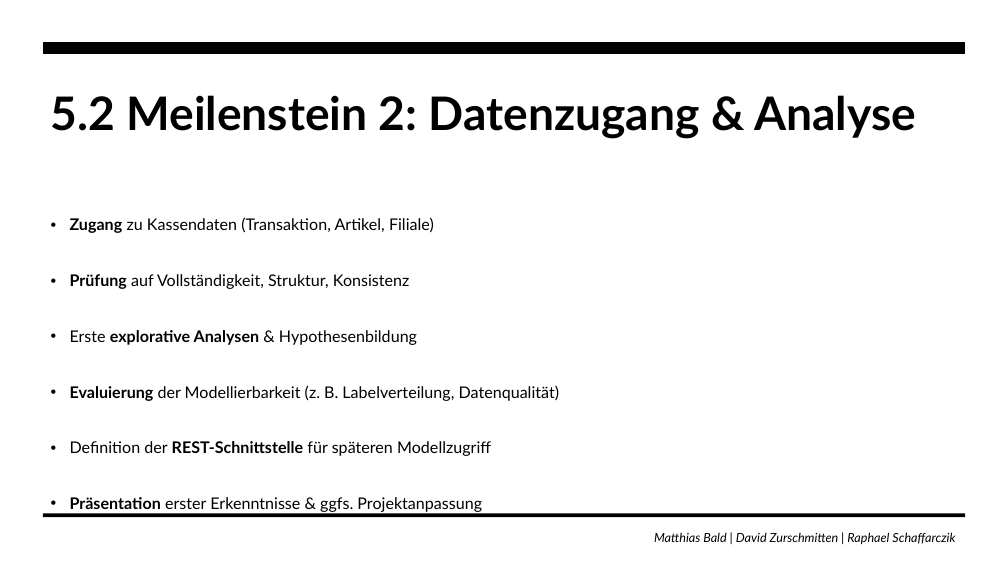
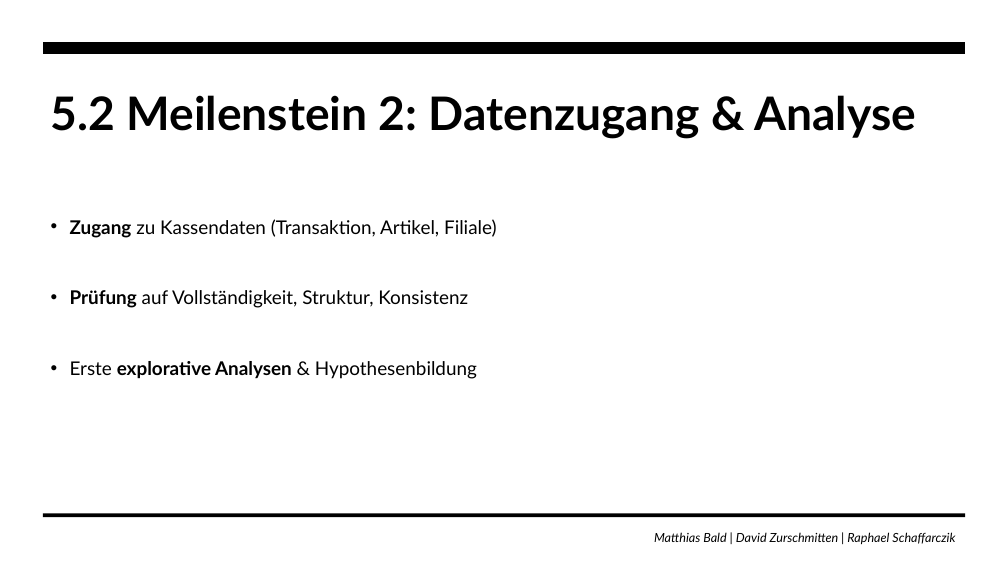
Before and after one commit to zurdavid/projektpraktikum-datascience, a slide deck: slide 24 of Präsentation_Bald.pptx (slide 23 before the commit). Drawn at 1008x567 pixels with LibreOffice and Linux fonts; fonts in the diff are those of the drawing; background and template pictures are left out. Boxes give left, top, right and bottom in pixels: in the first picture for what was removed or moved away, otherwise in the second. Text is boxed around its words. In the diff, an @@ line names an element or a change of style, - is before the commit and + after.

```diff
--- a/Präsentation_Bald.pptx
+++ b/Präsentation_Bald.pptx
@@ text "Zugang zu Kassendaten (Transaktion, Artikel, ..." at box(70, 219, 497, 379): size 15.3 to 18 pt; line spacing 0.9 to 1.1 @@
@@ text at box(70, 385, 560, 512): paragraphs removed @@
-• Evaluierung der Modellierbarkeit (z. B. Labelverteilung, Datenqualität)
-• Definition der REST-Schnittstelle für späteren Modellzugriff
-• Präsentation erster Erkenntnisse & ggfs. Projektanpassung
```
Also in this commit, not shown: 8 other slides changed, 3 slides added.
